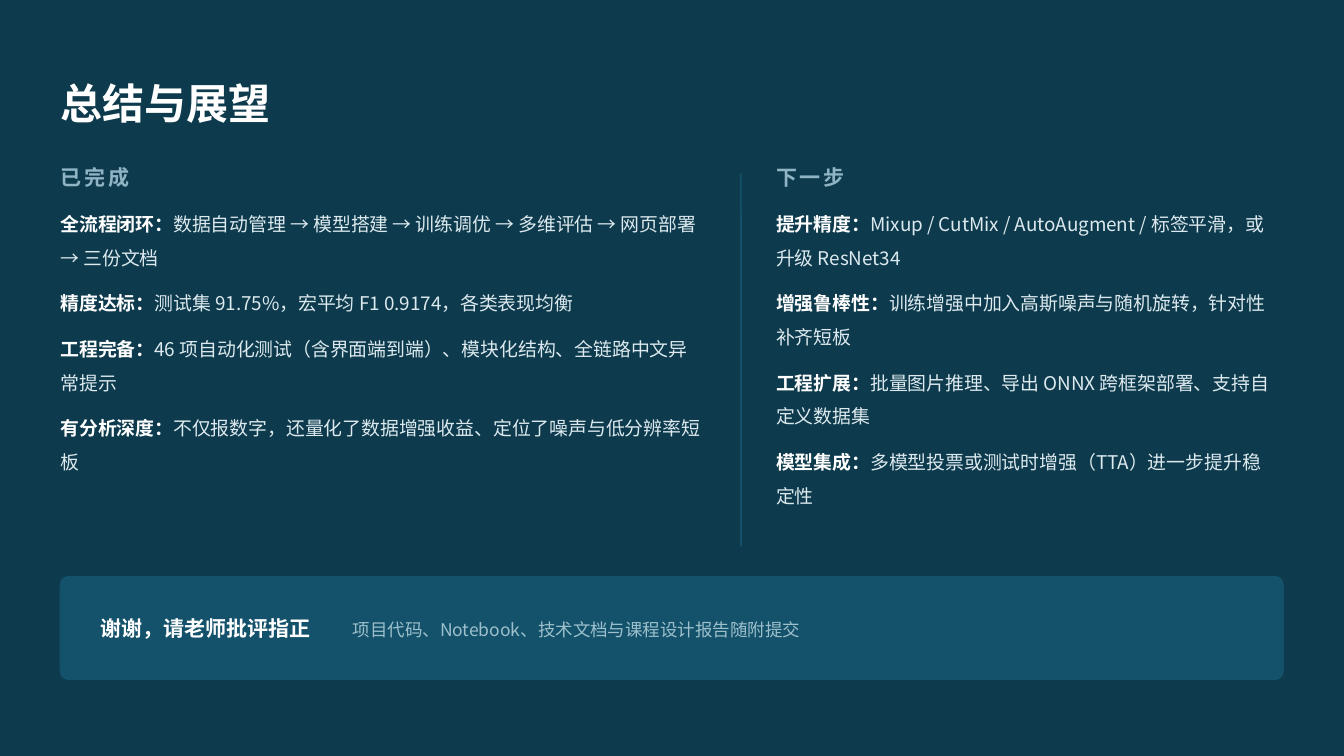
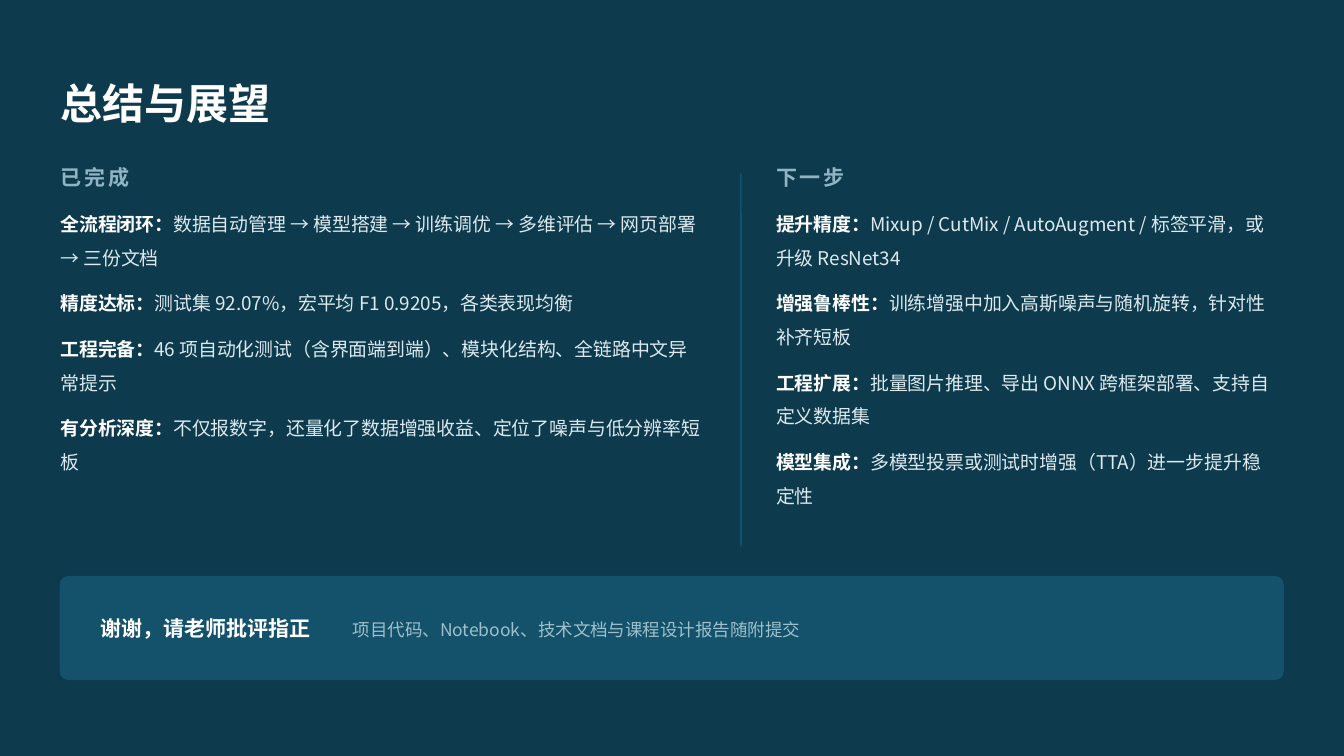
Before and after one commit to JinYihang1011/image_classification_paddle, a slide deck: slide 14 of 课程设计汇报.pptx. Drawn at 1344x756 pixels with LibreOffice and Linux fonts; fonts in the diff are those of the drawing. Boxes give left, top, right and bottom in pixels: in the first picture for what was removed or moved away, otherwise in the second. Text is boxed around its words. In the diff, an @@ line names an element or a change of style, - is before the commit and + after.

```diff
--- a/课程设计汇报.pptx
+++ b/课程设计汇报.pptx
@@ text at [60, 294, 573, 312]: text changed @@
-精度达标：测试集 91.75%，宏平均 F1 0.9174，各类表现均衡
+精度达标：测试集 92.07%，宏平均 F1 0.9205，各类表现均衡
```
Also in this commit, not shown: 7 other slides changed, 31 other files.
